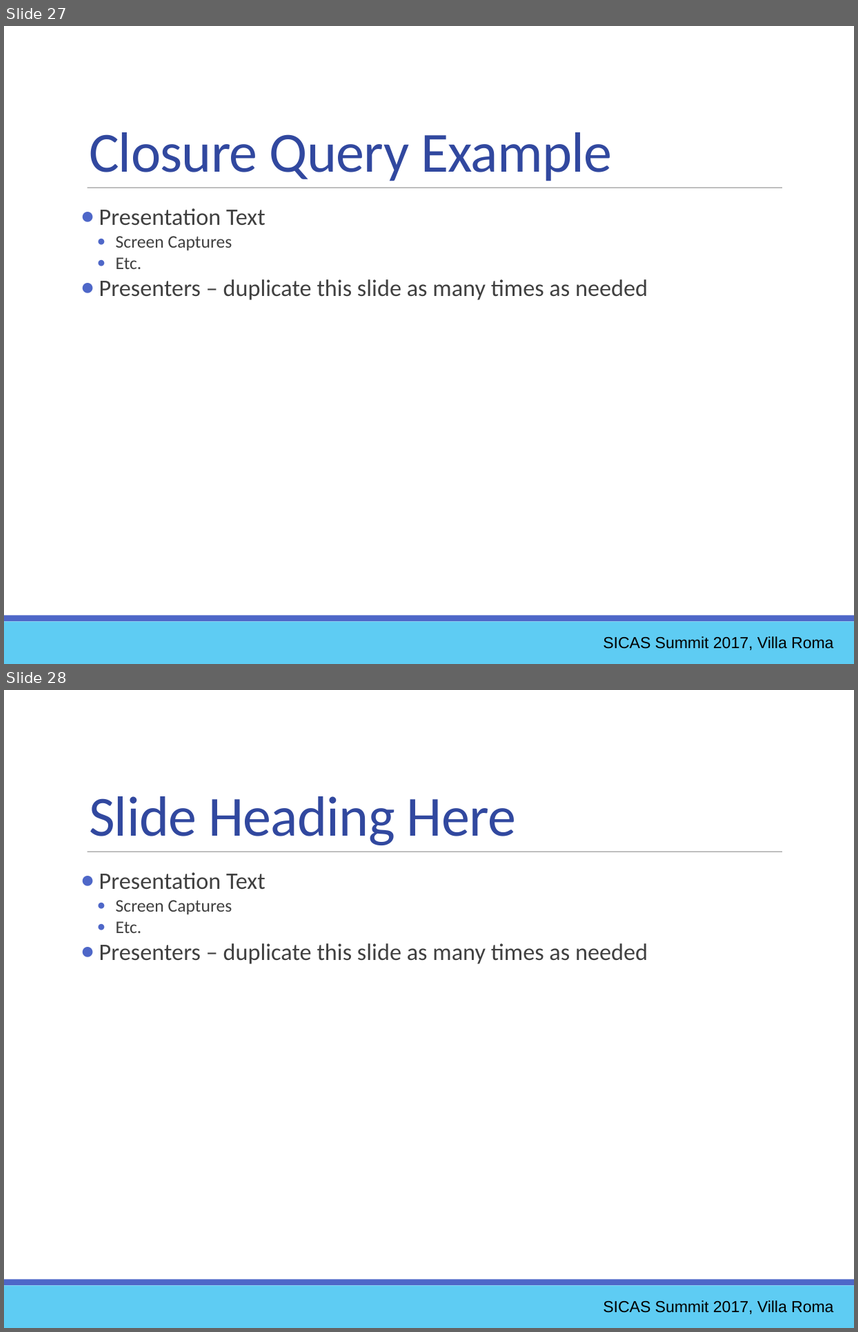
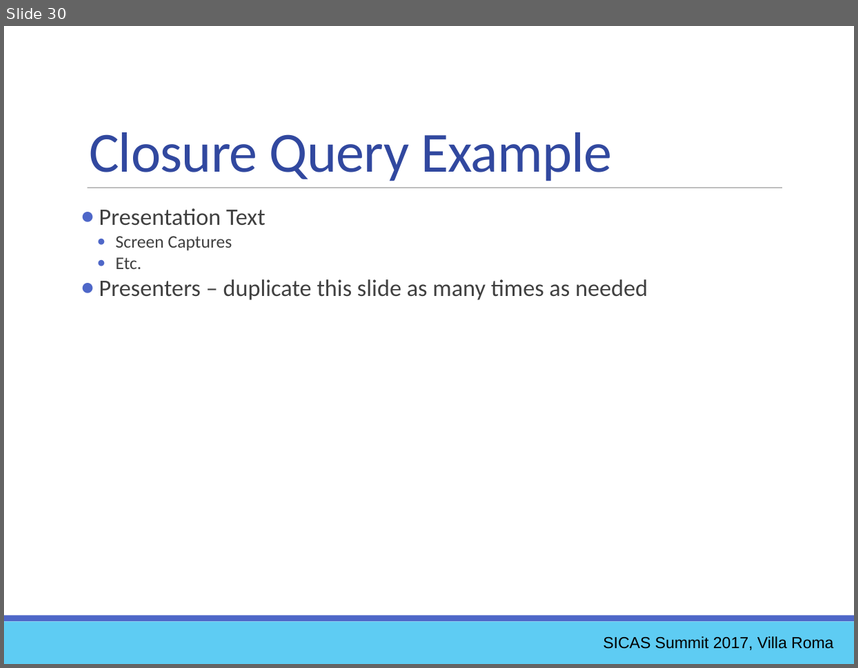
Before and after one commit to ewcole/simple_report, a slide deck: docs/SICAS_2017/Cole_Drop-In Reporting with Groovy.pptx. Shown one above the other, each under a label of ours: slides 27 and 28 before the commit, slide 30 after it. The pictures are 858x1332 and 858x668 pixels, drawn with LibreOffice and Linux fonts; fonts in the diff are those of the drawing. Boxes give left, top, right and bottom in pixels: in the first picture for what was removed or moved away, otherwise in the second. Text is boxed around its words. In the diff, an @@ line names an element or a change of style, - is before the commit and + after.

```diff
--- a/docs/SICAS_2017/Cole_Drop-In Reporting with Groovy.pptx
+++ b/docs/SICAS_2017/Cole_Drop-In Reporting with Groovy.pptx
@@ slide 28 removed at <box>4,690,854,1328</box>, background #FFFFFF; not listed: 3 template elements that a slide beside it also shows @@
@@ text removed at <box>89,796,516,845</box> @@
-Slide Heading Here
@@ text removed at <box>99,872,648,964</box> @@
-● Presentation Text
-      ● Screen Captures
-      ● Etc.
-● Presenters – duplicate this slide as many times as needed
@@ text removed at <box>603,1300,833,1314</box> @@
-SICAS Summit 2017, Villa Roma
@@ what was slide 27 is now slide 30 @@
```
Also in this commit, not shown: 1 slide changed, 1 slide added.
